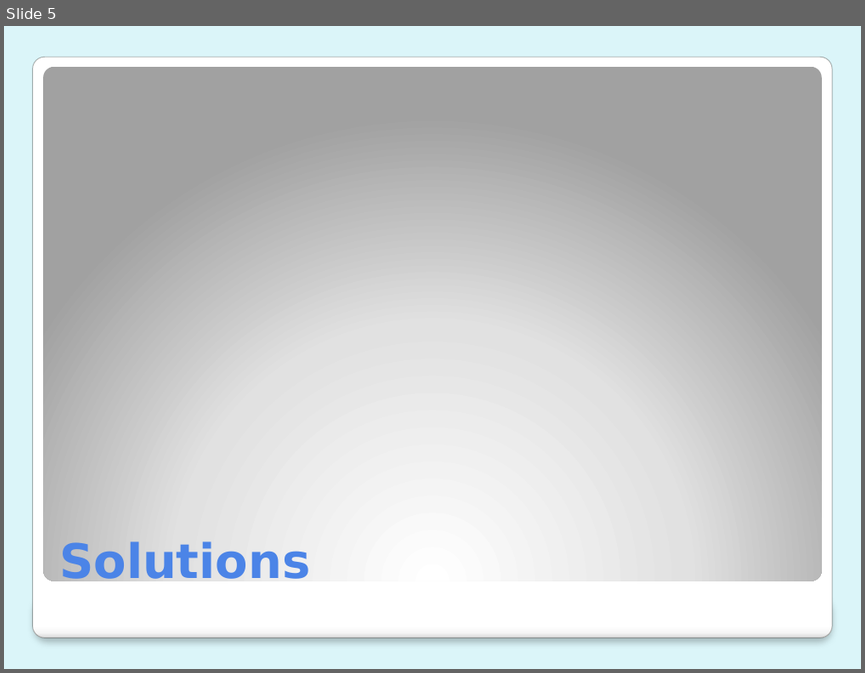
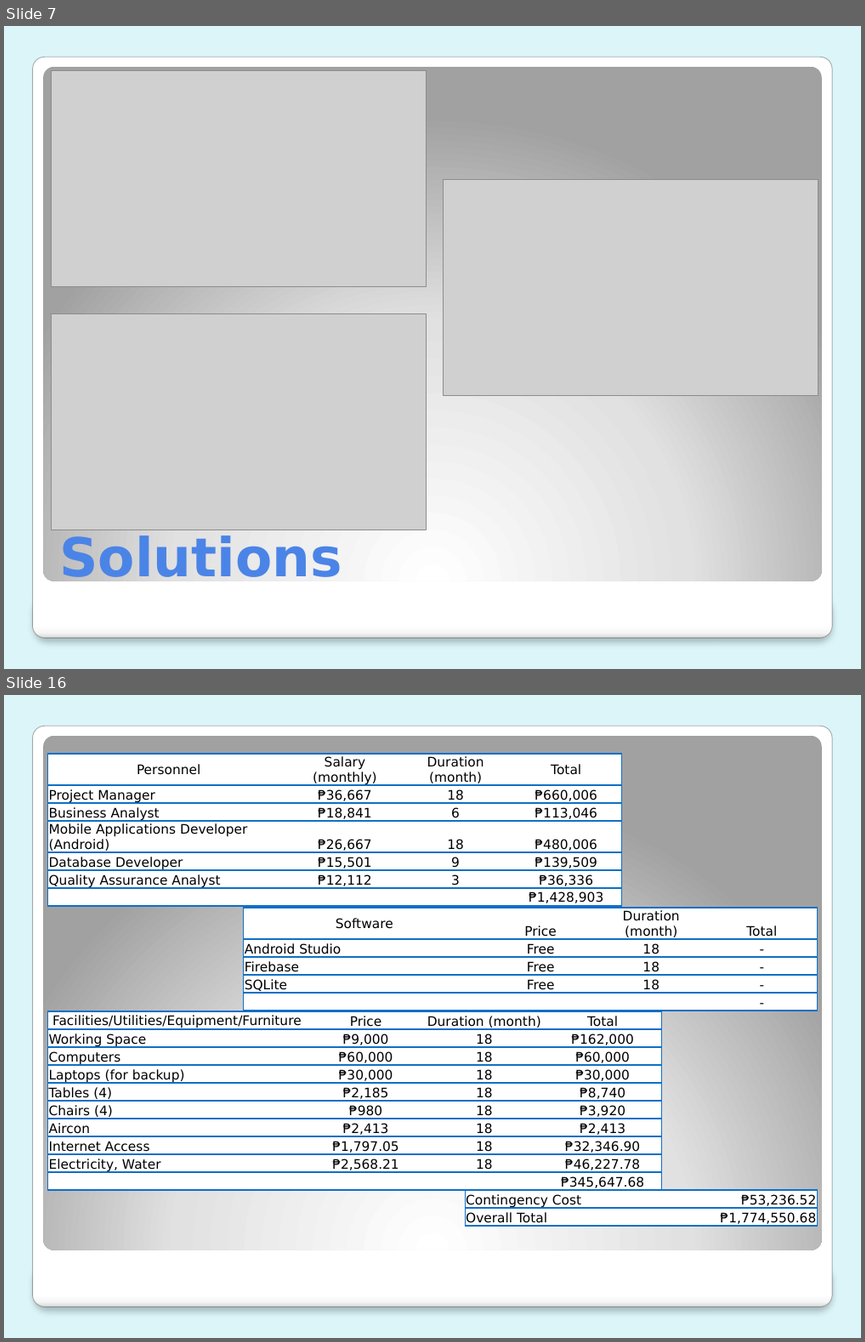
Before and after one commit to mlbelchez/Project---TENTREP, a slide deck: Presentation/PPT/Presentation 3.pptx. Shown one above the other, each under a label of ours: slide 5 before the commit, slides 7 and 16 after it; the slides between them are not shown. The pictures are 865x673 and 865x1342 pixels, drawn with LibreOffice and Linux fonts; fonts in the diff are those of the drawing; grey boxes stand for pictures. Boxes give left, top, right and bottom in pixels: in the first picture for what was removed or moved away, otherwise in the second. Text is boxed around its words. In the diff, an @@ line names an element or a change of style, - is before the commit and + after.

```diff
--- a/Presentation/PPT/Presentation 3.pptx
+++ b/Presentation/PPT/Presentation 3.pptx
@@ slide 16 added at <box>4,695,861,1338</box>, background #DBF5F9; not listed: 3 template elements that a slide beside it also shows @@
@@ table added at <box>47,754,621,1157</box>, 7 rows, 4 columns @@
+Personnel | Salary (monthly) | Duration (month) | Total
+Project Manager | ₱36,667 | 18 | ₱660,006
+Business Analyst | ₱18,841 | 6 | ₱113,046
+Mobile Applications Developer (Android) | ₱26,667 | 18 | ₱480,006
+Database Developer | ₱15,501 | 9 | ₱139,509
+Quality Assurance Analyst | ₱12,112 | 3 | ₱36,336
+ |  |  | ₱1,428,903
@@ table added at <box>244,907,817,1032</box>, 5 rows, 4 columns @@
+Software | Price | Duration (month) | Total
+Android Studio | Free | 18 | -
+Firebase | Free | 18 | -
+SQLite | Free | 18 | -
+ |  |  | -
@@ table added at <box>47,1011,661,1193</box>, 10 rows, 4 columns @@
+Facilities/Utilities/Equipment/Furniture | Price | Duration (month) | Total
+Working Space | ₱9,000 | 18 | ₱162,000
+Computers | ₱60,000 | 18 | ₱60,000
+Laptops (for backup) | ₱30,000 | 18 | ₱30,000
+Tables (4) | ₱2,185 | 18 | ₱8,740
+Chairs (4) | ₱980 | 18 | ₱3,920
+Aircon | ₱2,413 | 18 | ₱2,413
+Internet Access | ₱1,797.05 | 18 | ₱32,346.90
+Electricity, Water | ₱2,568.21 | 18 | ₱46,227.78
+ |  |  | ₱345,647.68
@@ table added at <box>465,1190,817,1229</box>, 2 rows, 2 columns @@
+Contingency Cost | ₱53,236.52
+Overall Total | ₱1,774,550.68
@@ what was slide 5 is now slide 7 @@
@@ slide 7 changed as well @@
@@ picture added at <box>51,70,426,286</box> @@
@@ picture added at <box>443,179,818,395</box> @@
@@ picture added at <box>51,314,426,530</box> @@
@@ title "Solutions" at <box>59,533,341,587</box>: size 40 to 45 pt @@
```
Also in this commit, not shown: 3 other slides changed, 24 other slides added, 6 slides removed.
